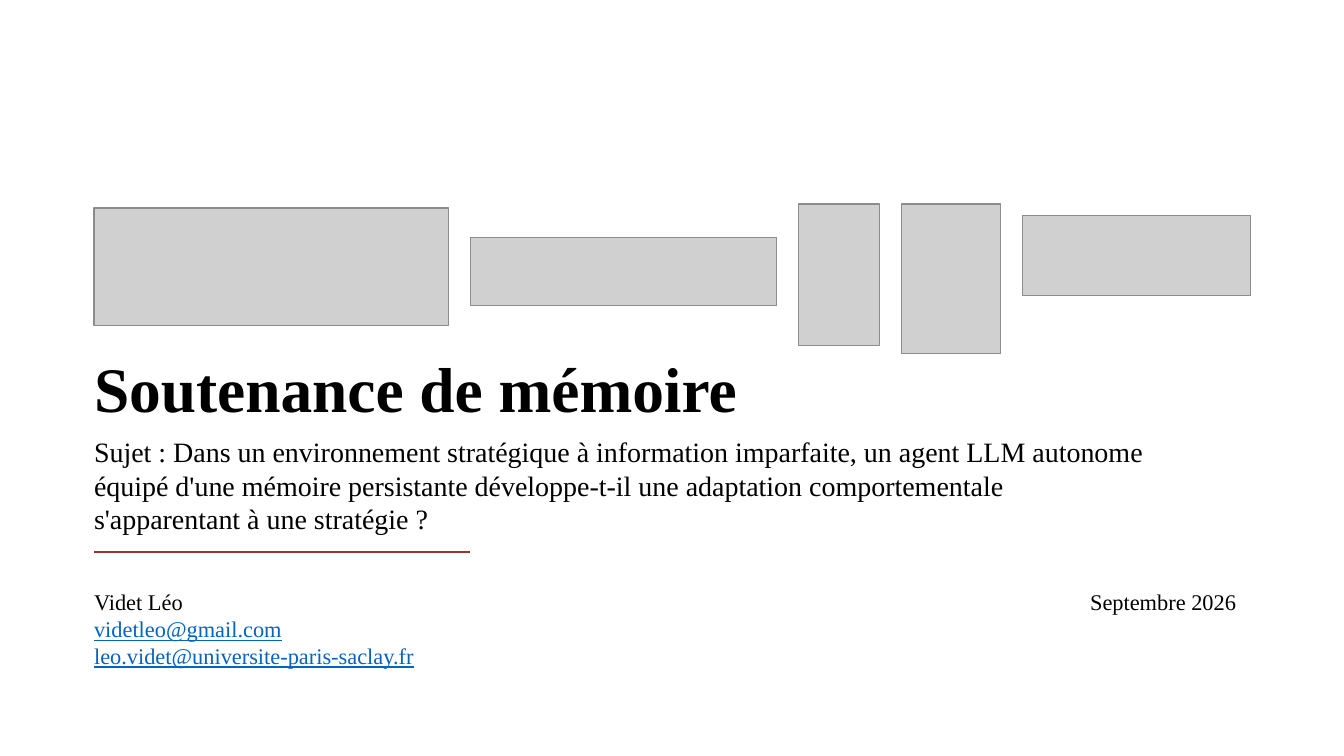
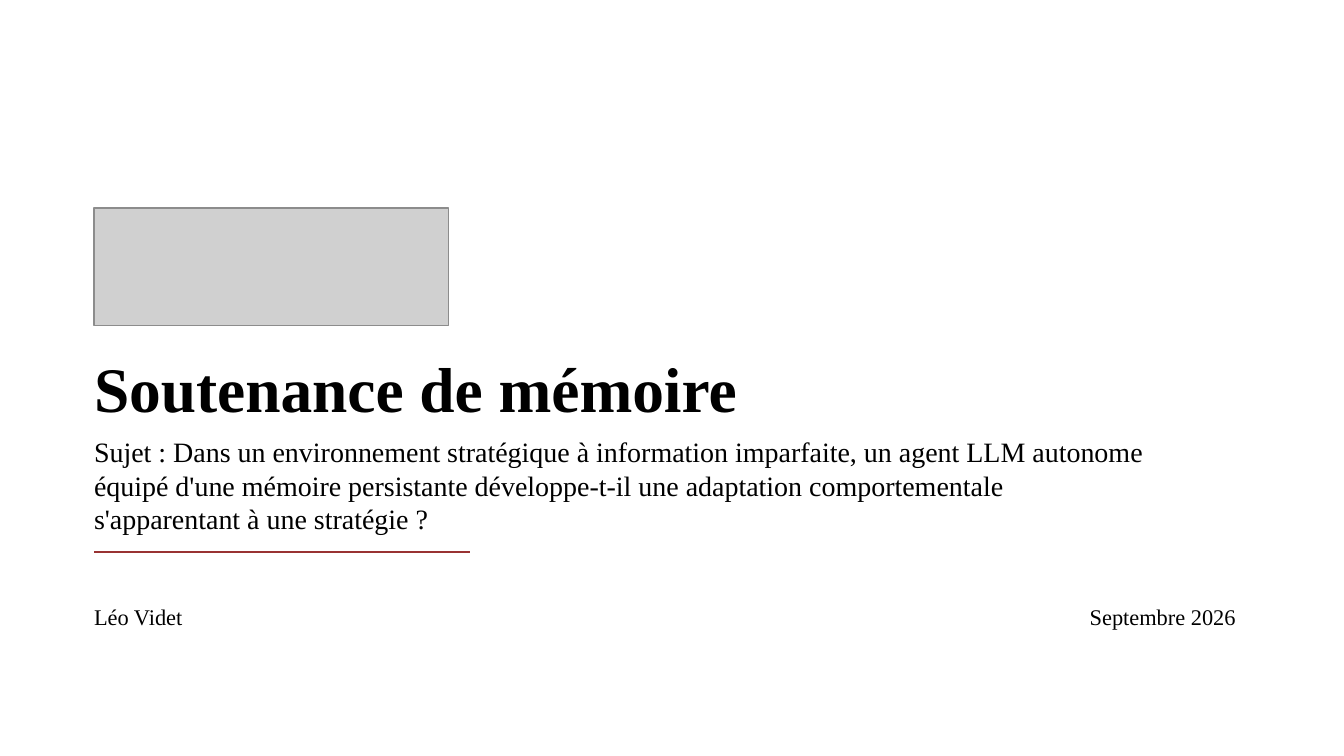
Before and after one commit to videtleo-ux/Memoire-IREN, a slide deck: slide 1 of Soutenance.pptx. Drawn at 1344x756 pixels with LibreOffice and Linux fonts; fonts in the diff are those of the drawing; grey boxes stand for pictures. Boxes give left, top, right and bottom in pixels: in the first picture for what was removed or moved away, otherwise in the second. Text is boxed around its words. In the diff, an @@ line names an element or a change of style, - is before the commit and + after.

```diff
--- a/Soutenance.pptx
+++ b/Soutenance.pptx
@@ picture removed at (x1=798, y1=204, x2=880, y2=345) @@
@@ picture removed at (x1=902, y1=204, x2=1000, y2=353) @@
@@ picture removed at (x1=470, y1=238, x2=777, y2=306) @@
@@ picture removed at (x1=1023, y1=215, x2=1251, y2=296) @@
@@ text at (x1=94, y1=609, x2=1236, y2=630): text changed; text colour #0563C1 to #000000 @@
-Videt Léo Septembre 2026
-videtleo@gmail.com
-leo.videt@universite-paris-saclay.fr
+Léo Videt Septembre 2026
```
Also in this commit, not shown: 4 other slides changed, 15 other files.
